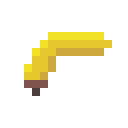
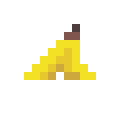
The second w=128, h=128 image is a revision of the first. Changes to its layers:
renamed "Background" to "Sprite.psd", painted on it over [24, 24, 112, 96]
